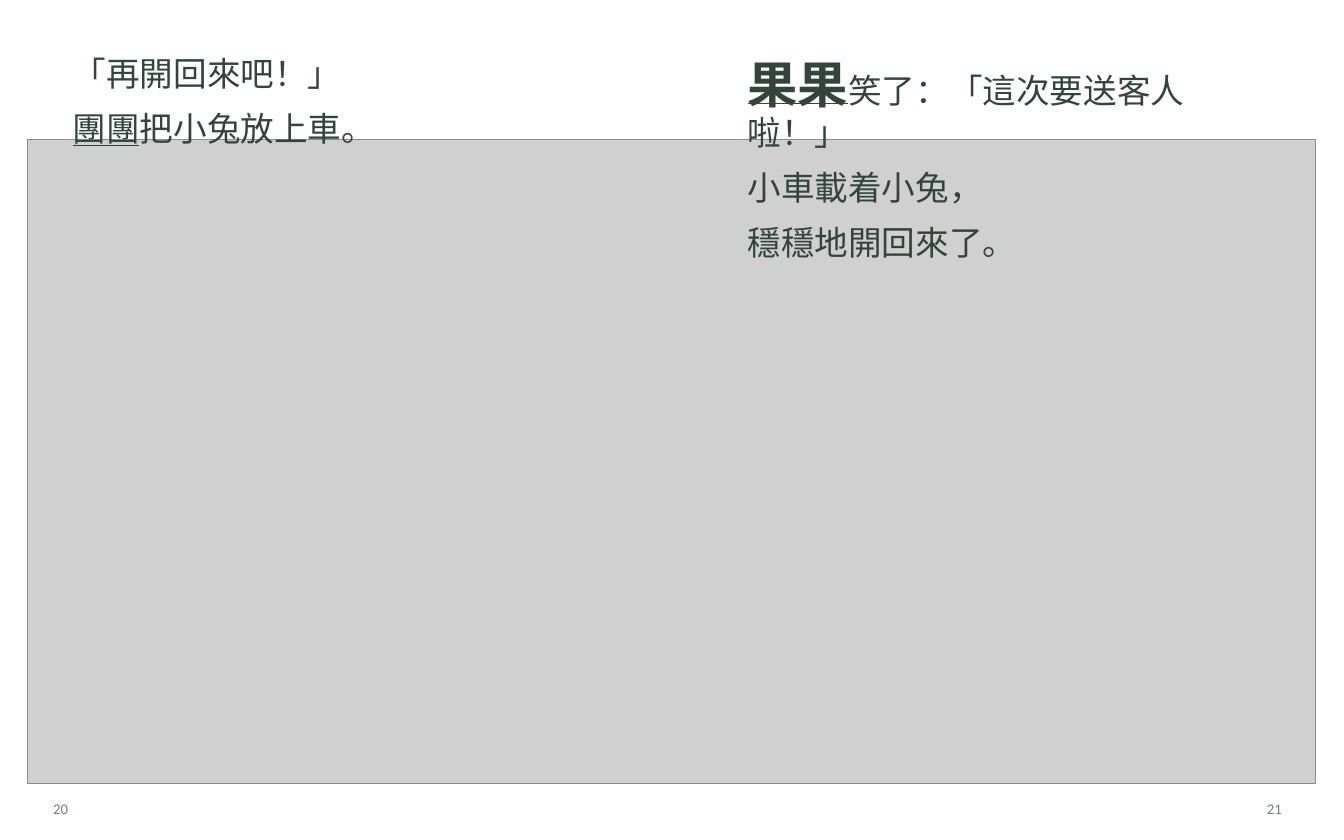
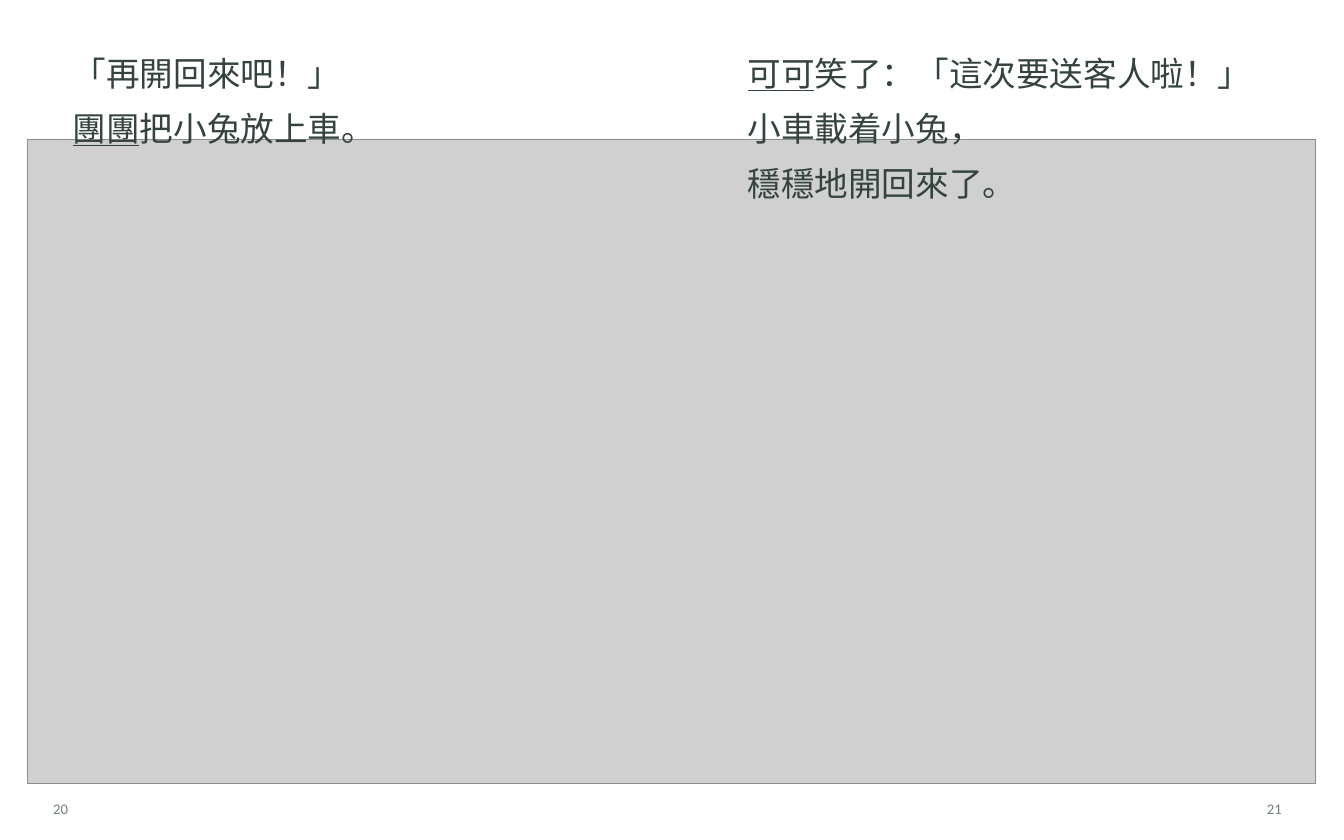
Before and after one commit to angusQAQ/audio-book, a slide deck: slide 12 of books/little-wooden-bridge/exports/小木橋，通車了！_可編輯排版.pptx. Drawn at 1344x840 pixels with LibreOffice and Linux fonts; fonts in the diff are those of the drawing; grey boxes stand for pictures. Boxes give left, top, right and bottom in pixels: in the first picture for what was removed or moved away, otherwise in the second. Text is boxed around its words. In the diff, an @@ line names an element or a change of style, - is before the commit and + after.

```diff
--- a/books/little-wooden-bridge/exports/小木橋，通車了！_可編輯排版.pptx
+++ b/books/little-wooden-bridge/exports/小木橋，通車了！_可編輯排版.pptx
@@ text at bbox=[748, 57, 1252, 91]: text changed @@
-果果笑了：「這次要送客人
+可可笑了：「這次要送客人啦！」
@@ text "小車載着小兔，" rewrapped from bbox=[748, 171, 983, 204] to bbox=[748, 112, 983, 150] @@
@@ line moved from (748, 104) - (848, 104) to (748, 91) - (815, 91) @@
@@ text removed at bbox=[748, 116, 849, 155] @@
-啦！」
@@ text "穩穩地開回來了。": place and size @@
-text "穩穩地開回來了。" at bbox=[748, 227, 1017, 258]
+text "穩穩地開回來了。" at bbox=[748, 168, 1017, 199]
```
Also in this commit, not shown: 8 other slides changed, 56 other files.
